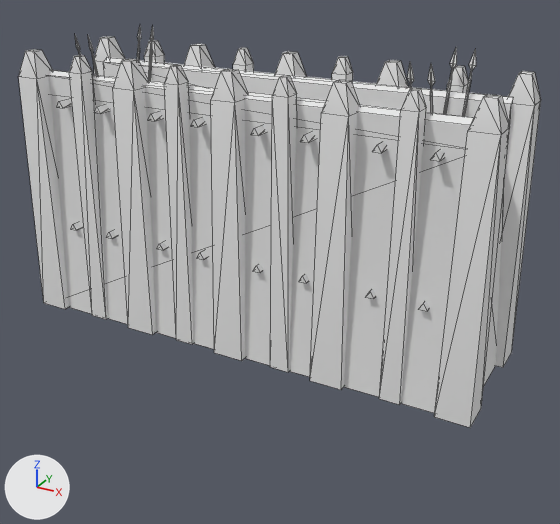
What one commit did to the COLLADA model art/meshes/structural/mande/wall_long.dae.
Before and after are seen from a 50 mm camera at (18.8, -32.3, 20.2) aimed at (1.1, -0.1, 4.1). Every picture has the same lights, and +X, +Y and +Z are marked at lower left. The older version comes first. Mesh edges are drawn as thin lines.

In view in the first picture: 'wall_long'.
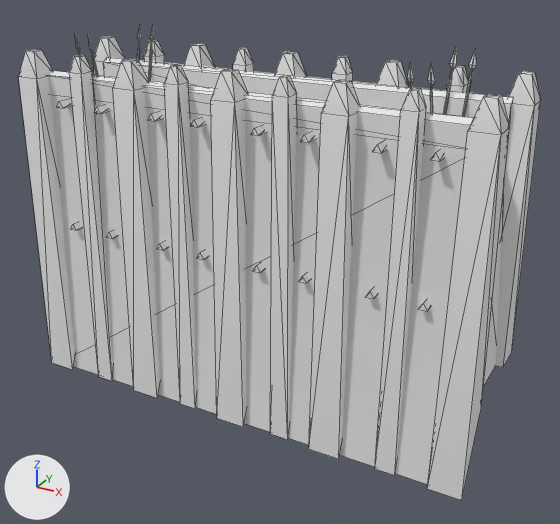
What differs and where, as boxes [x1, y1, x2, y2] in the pictures (560 x 524 px; the box of a moved part takes in the faces that stretch with it):
'wall_long', reshaped (18% taller)
    before: [18, 27, 541, 428]
    after: [18, 27, 541, 500]
part 1 of me_esfera_719, moved or reshaped
    before: [22, 82, 500, 428]
    after: [22, 82, 500, 500]

Patch to the scene script:
```diff
--- a/art/meshes/structural/mande/wall_long.dae.py
+++ b/art/meshes/structural/mande/wall_long.dae.py
@@ me_esfera_719 @@
 # used by ob_wall_long; location = (0.0, 0.0, 0.0)
-me_esfera_719.from_pydata(...)  # 540 vertices, 830 faces; spans x -12.6..12.5, y -3.7..3.7, z 0.0..15.2
+me_esfera_719.from_pydata(...)  # 540 vertices, 830 faces; spans x -12.6..12.5, y -3.7..3.7, z -4.0..15.2
+# me_esfera_719 part 1: all 20 vertices in x -12.6..12.5, y -3.7..-3.4, z 0.0 are moved by (0.0, 0.0, -4.0)
 me_esfera_719.materials.append(mat_a_a____text_mandé_finais)
```
